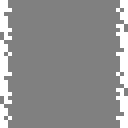
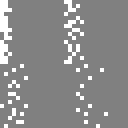
Layers edited between the first and the second 128 × 128 image:
removed layer "Pasted Layer" over (x1=116, y1=0, x2=128, y2=128)
added layer "Frame 4" above "Frame 3" over (x1=76, y1=64, x2=108, y2=128)
added layer "Frame 3" above "Frame 2" over (x1=0, y1=64, x2=28, y2=128)
added layer "Frame 2" above "Frame 1" over (x1=64, y1=0, x2=84, y2=64)
renamed "Background" to "Frame 1", painted on it over (x1=0, y1=64, x2=12, y2=128)
